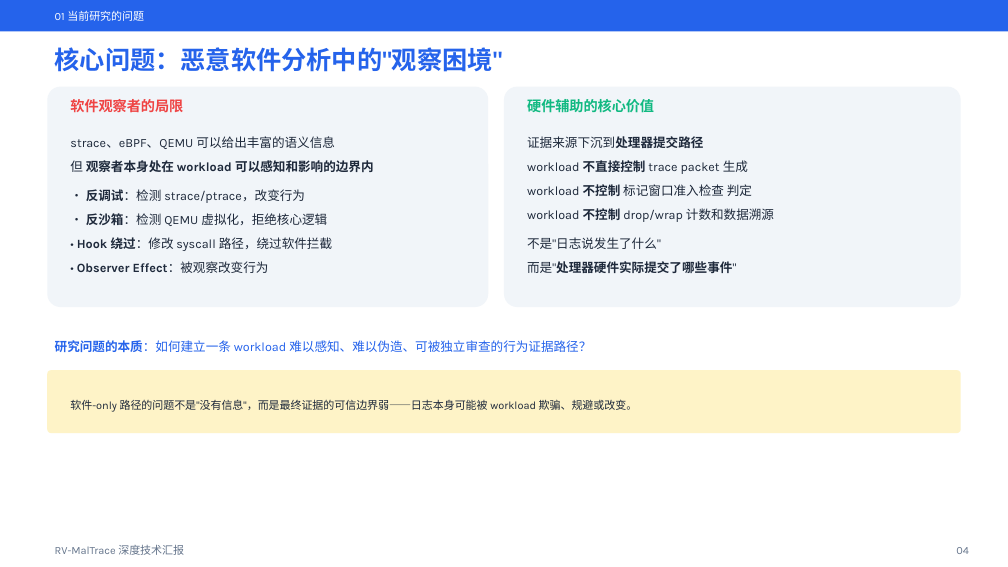
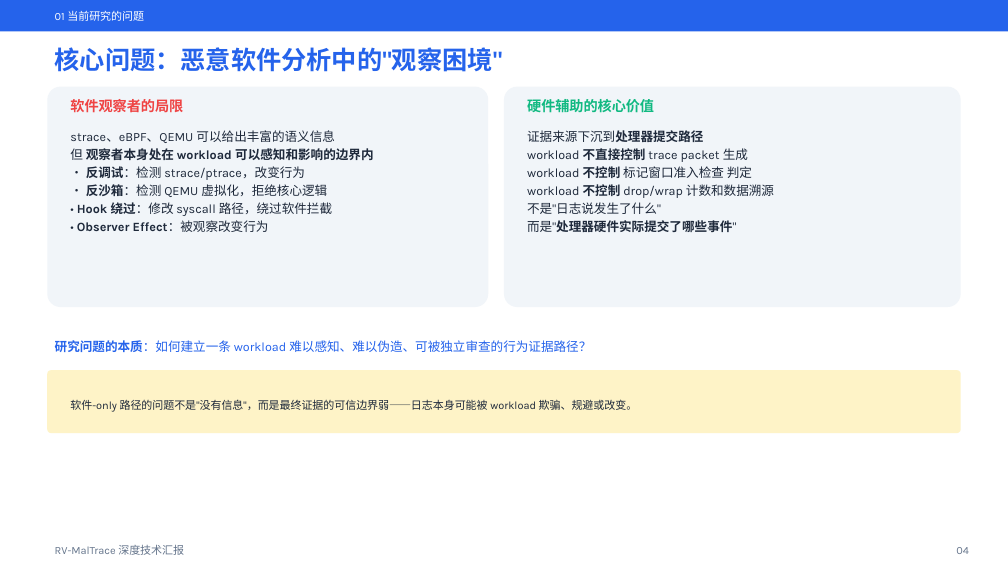
Before and after one commit to NayCheno/rv-maltrace, a slide deck: slide 4 of docs/12-presentations/slide/rv-maltrace.pptx. Drawn at 1008x567 pixels with LibreOffice and Linux fonts; fonts in the diff are those of the drawing. Boxes give left, top, right and bottom in pixels: in the first picture for what was removed or moved away, otherwise in the second. Text is boxed around its words. In the diff, an @@ line names an element or a change of style, - is before the commit and + after.

```diff
--- a/docs/12-presentations/slide/rv-maltrace.pptx
+++ b/docs/12-presentations/slide/rv-maltrace.pptx
@@ text "strace、eBPF、QEMU 可以给出丰富的语义信息" at (70,130,373,232): line spacing 1.6 to 1.2; less space between paragraphs @@
@@ text "证据来源下沉到处理器提交路径" at (527,130,774,232): line spacing 1.6 to 1.2; less space between paragraphs @@
```
Also in this commit, not shown: 6 other slides changed.
